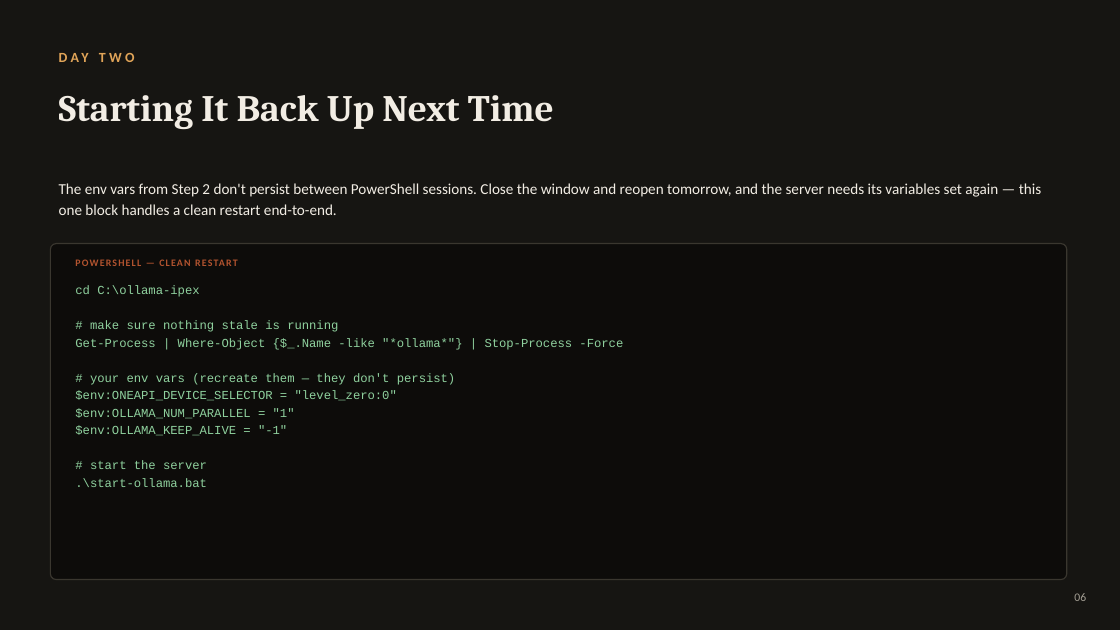
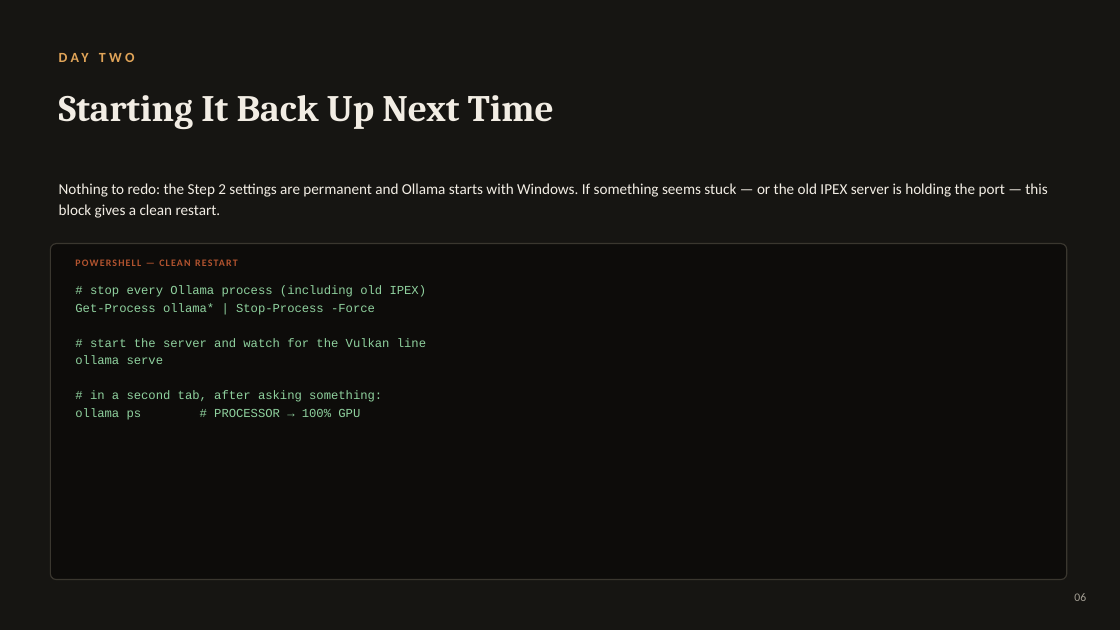
Before and after one commit to Adithya210207/ryuu-explainer-ai, a slide deck: slide 6 of Ryuu_Setup_Guide.pptx. Drawn at 1120x630 pixels with LibreOffice and Linux fonts; fonts in the diff are those of the drawing. Boxes give left, top, right and bottom in pixels: in the first picture for what was removed or moved away, otherwise in the second. Text is boxed around its words. In the diff, an @@ line names an element or a change of style, - is before the commit and + after.

Commit message:
Update presentation decks and README with Vulkan GPU setup and troubleshooting guide

```diff
--- a/Ryuu_Setup_Guide.pptx
+++ b/Ryuu_Setup_Guide.pptx
@@ text at bbox=[59, 183, 1047, 218]: text changed @@
-The env vars from Step 2 don't persist between PowerShell sessions. Close the window and reopen tomorrow, and the server needs its variables set again — this one block handles a clean restart end-to-end.
+Nothing to redo: the Step 2 settings are permanent and Ollama starts with Windows. If something seems stuck — or the old IPEX server is holding the port — this block gives a clean restart.
@@ text at bbox=[75, 285, 427, 420]: text changed @@
-cd C:\ollama-ipex
-# make sure nothing stale is running
-Get-Process | Where-Object {$_.Name -like "*ollama*"} | Stop-Process -Force
-# your env vars (recreate them — they don't persist)
-$env:ONEAPI_DEVICE_SELECTOR = "level_zero:0"
-$env:OLLAMA_NUM_PARALLEL = "1"
-$env:OLLAMA_KEEP_ALIVE = "-1"
-# start the server
-.\start-ollama.bat
+# stop every Ollama process (including old IPEX)
+Get-Process ollama* | Stop-Process -Force
+# start the server and watch for the Vulkan line
+ollama serve
+# in a second tab, after asking something:
+ollama ps # PROCESSOR → 100% GPU
```
Also in this commit, not shown: 10 other slides changed, 1 slide added, 1 slide removed, 2 other files.
